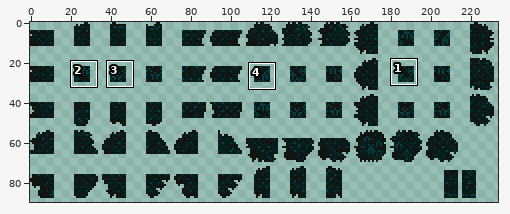
File history of a sprite sheet, Sources/Modules/Minortopography/GiantPinetree/TilesAndWalls/PineLeavesWall.png. Above, an overview of the earlier version with the close-up marked.
Close-up. As it was:
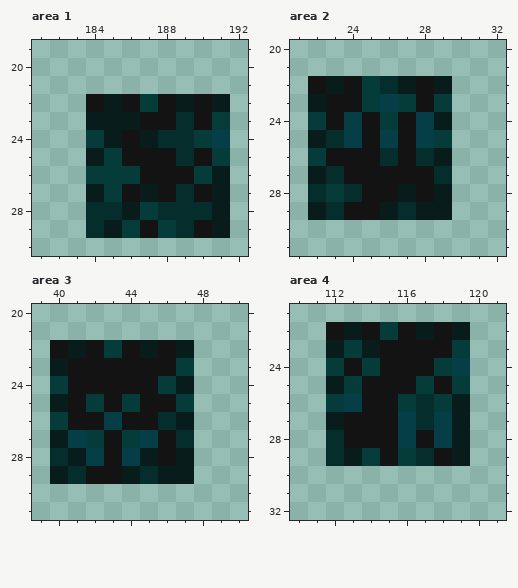
The file is 468x180 pixels, drawn in blocks of 2x2; one block is one cell here. Colours within 5 levels of each other are drawn and written as one. Shown: area 1: x 181..192, y 19..30; area 2: x 21..32, y 20..31; area 3: x 39..50, y 20..31; area 4: x 110..121, y 21..32. The commit also changed other parts of the picture, which this record leaves out.
The same view after the edit:
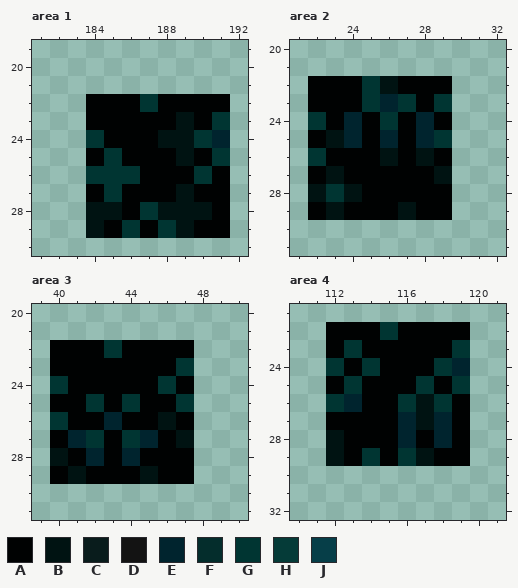
Palette (. is transparent): A #000202  B #001312  C #091c1c  D #131313  E #00242e  F #042d2c  G #003532  H #053b38  J #063e48
The exact change:
Changed rows in their new state; - is an unchanged pixel.
Area 1:
first column x 184:
22 AAAGAAAA
23 AAAAABAG
24 GAAABBGE
25 AGAAABAG
26 GGGAAAGA
27 AGAAABAA
28 BBAGBBBA
29 BAGAGBAA
Area 2:
first column x 22:
22 AAAGBAAA
23 AAAGEGAG
24 GAEAGAEA
25 ABEAEAEG
26 GAAABABA
27 ABAAAAAB
28 BGBAAAAA
29 ABAAABAA
Area 3:
first column x 40:
22 AAAGAAAA
23 AAAAAAAG
24 GAAAAAGA
25 AAGAGAAG
26 GAAEAABA
27 AEGAGEAB
28 BAEAEAAA
29 ABAAABAA
Area 4:
first column x 112:
22 AAAGAAAA
23 AGAAAAAG
24 GAGAAAGE
25 AGAAAGAG
26 GEAAGBGA
27 AAAAEBEA
28 BAAAEAEA
29 BAGAGBAA
Boxes around the changes in both close-ups, in picture pixels (x1, y1, x2, y2):
changed: (86, 94, 230, 238)
changed: (308, 76, 452, 220)
changed: (50, 340, 194, 484)
changed: (326, 322, 470, 466)
